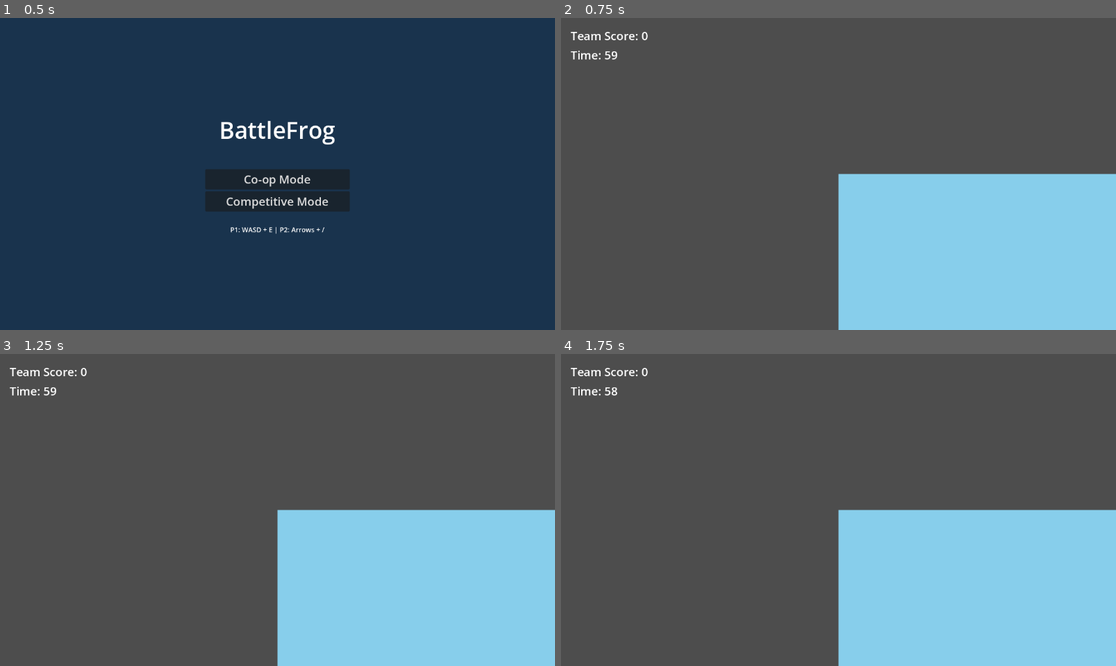
Above: before the commit, frames 1-4 (two rows, left to right).
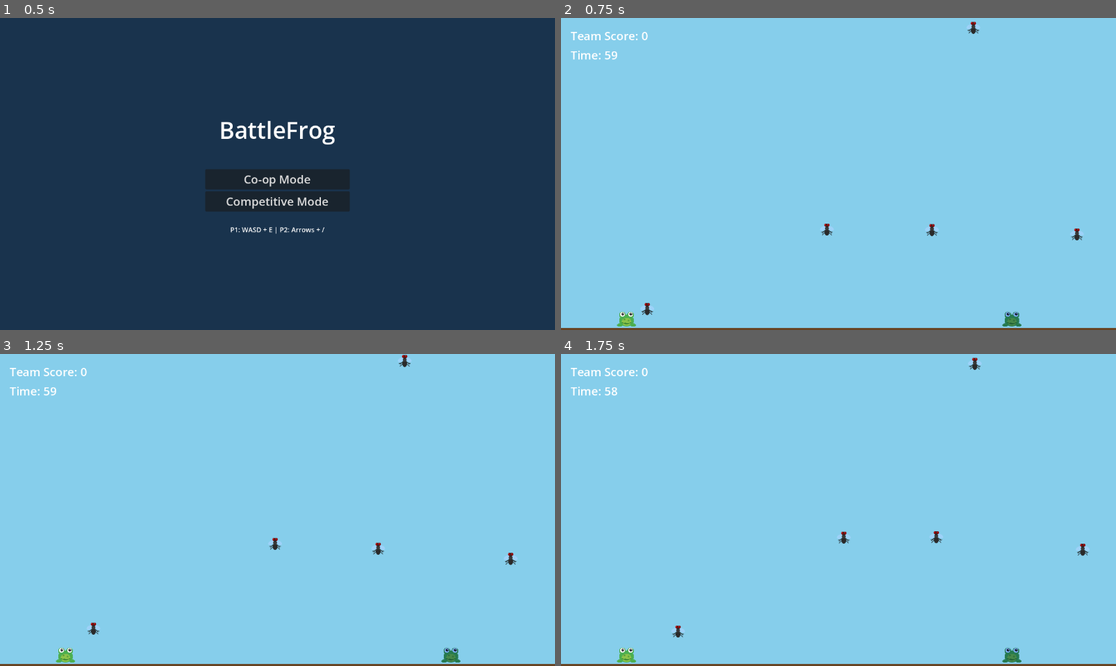
Above: after the commit, the same moments.

Repository: steiner385/battlefrog
Game: Godot game, scene res://game/ui/menu.tscn
The game is run twice, just before and just after one commit, with the same random seed, the same clock (stepped at 60 frames per second) and the same inputs.
Inputs:
- Up to frame 1 (0.5 s): no input
- Up to frame 2 (0.75 s): click "Co-op Mode" at 0.5 s
- Up to frame 3 (1.25 s): no input
- Up to frame 4 (1.75 s): no input

Frame 1 is identical in both runs. In frame 2, 75% of the frame differs, in the area x 0-100%, y 0-100%; in frame 3, 76%; in frame 4, 76%.

Commit message:
Fix frog facing direction, tongue mechanics, and visual improvements
- Fix frog facing direction being reset by move_and_slide()
  - Now flips Sprite2D and Tongue children instead of root CharacterBody2D
- Update tongue visual from ColorRect to Line2D with proper tip
- Fix tongue collision state changes using call_deferred()
- Update frog and fly to use SVG sprites
- Add HUD control hints showing P1/P2 keyboard mappings
- Fix camera positioning to center on game area
- Change background/ground from ColorRect to Polygon2D

Co-Authored-By: Claude Opus 4.5 <noreply@anthropic.com>

Diff:
--- a/game/fly/fly.tscn
+++ b/game/fly/fly.tscn
@@ -1,19 +1,16 @@
-[gd_scene load_steps=2 format=3 uid="uid://cg4q8x7m5j2vp"]
+[gd_scene load_steps=3 format=3 uid="uid://cg4q8x7m5j2vp"]
 
 [ext_resource type="Script" path="res://game/fly/fly.gd" id="1_fly"]
+[ext_resource type="Texture2D" path="res://assets/sprites/fly.svg" id="2_fly_sprite"]
 
 [sub_resource type="CircleShape2D" id="CircleShape2D_fly"]
-radius = 8.0
+radius = 12.0
 
 [node name="Fly" type="Area2D" groups=["flies"]]
 script = ExtResource("1_fly")
 
-[node name="Sprite2D" type="ColorRect" parent="."]
-offset_left = -8.0
-offset_top = -8.0
-offset_right = 8.0
-offset_bottom = 8.0
-color = Color(0.1, 0.1, 0.1, 1)
+[node name="Sprite2D" type="Sprite2D" parent="."]
+texture = ExtResource("2_fly_sprite")
 
 [node name="CollisionShape2D" type="CollisionShape2D" parent="."]
 shape = SubResource("CircleShape2D_fly")
--- a/game/frog/frog.gd
+++ b/game/frog/frog.gd
@@ -21,6 +21,7 @@
 @onready var tongue = null
 @onready var jump_sound = null
 @onready var stun_sound = null
+@onready var sprite = null
 
 func _ready():
 	add_to_group("frogs")
@@ -28,6 +29,11 @@
 		if child.name == "Tongue": tongue = child
 		elif child.name == "JumpSound": jump_sound = child
 		elif child.name == "StunSound": stun_sound = child
+		elif child.name == "Sprite2D": sprite = child
+
+	# Set tint based on player number
+	if sprite and player_number == 2:
+		sprite.modulate = Color(0.5, 0.7, 1.0, 1)  # Blue tint for P2
 
 func _physics_process(delta: float):
 	if state == "stunned":
@@ -41,6 +47,7 @@
 	if not is_on_floor(): velocity.y += GRAVITY * delta
 
 	var input_prefix = "player" + str(player_number) + "_"
+
 	if Input.is_action_pressed(input_prefix + "left"):
 		velocity.x = -MOVE_SPEED
 		set_facing("left")
@@ -55,9 +62,10 @@
 		jumped.emit()
 		if jump_sound: jump_sound.play()
 
-	if Input.is_action_just_pressed(input_prefix + "attack") and tongue:
-		attacked.emit()
-		tongue.extend()
+	if Input.is_action_just_pressed(input_prefix + "attack"):
+		if tongue and tongue.state == "retracted":
+			attacked.emit()
+			tongue.extend()
 
 	move_and_slide()
 	position.x = clamp(position.x, 16, SCREEN_WIDTH - 16)
@@ -67,7 +75,12 @@
 	if facing != direction:
 		facing = direction
 		facing_changed.emit(direction)
-		scale.x = -1 if direction == "left" else 1
+		# Flip sprite and tongue instead of root node (move_and_slide resets root scale)
+		var flip = -1 if direction == "left" else 1
+		if sprite:
+			sprite.scale.x = abs(sprite.scale.x) * flip
+		if tongue:
+			tongue.scale.x = flip
 
 func stun(duration: float):
 	state = "stunned"
--- a/game/frog/frog.tscn
+++ b/game/frog/frog.tscn
@@ -1,22 +1,20 @@
-[gd_scene load_steps=5 format=3 uid="uid://bwt3qbqf5rl1e"]
+[gd_scene load_steps=6 format=3 uid="uid://bwt3qbqf5rl1e"]
 
 [ext_resource type="Script" path="res://game/frog/frog.gd" id="1_frog"]
 [ext_resource type="PackedScene" uid="uid://dwrv3km8f54bh" path="res://game/tongue/tongue.tscn" id="2_tongue"]
+[ext_resource type="Texture2D" path="res://assets/sprites/frog.svg" id="3_frog_sprite"]
 [ext_resource type="AudioStream" path="res://assets/sounds/jump.wav" id="4_jump"]
 [ext_resource type="AudioStream" path="res://assets/sounds/stun.wav" id="5_stun"]
 
 [sub_resource type="RectangleShape2D" id="RectangleShape2D_frog"]
-size = Vector2(32, 32)
+size = Vector2(40, 40)
 
 [node name="Frog" type="CharacterBody2D" groups=["frogs"]]
 script = ExtResource("1_frog")
 
-[node name="Sprite2D" type="ColorRect" parent="."]
-offset_left = -16.0
-offset_top = -16.0
-offset_right = 16.0
-offset_bottom = 16.0
-color = Color(0.2, 0.8, 0.2, 1)
+[node name="Sprite2D" type="Sprite2D" parent="."]
+scale = Vector2(0.7, 0.7)
+texture = ExtResource("3_frog_sprite")
 
 [node name="CollisionShape2D" type="CollisionShape2D" parent="."]
 shape = SubResource("RectangleShape2D_frog")
--- a/game/main.gd
+++ b/game/main.gd
@@ -9,6 +9,7 @@
 
 var time_elapsed: float = 0.0
 var active_flies: Array = []
+var frogs: Array = []
 
 func _ready():
 	GameState.reset_game()
@@ -24,6 +25,7 @@
 	frog.player_number = player_number
 	frog.position = spawn_pos
 	add_child(frog)
+	frogs.append(frog)
 	if frog.tongue:
 		frog.tongue.hit_fly.connect(_on_tongue_hit_fly.bind(frog))
 		frog.tongue.hit_frog.connect(_on_tongue_hit_frog)
--- a/game/main.tscn
+++ b/game/main.tscn
@@ -11,14 +11,12 @@
 script = ExtResource("1_gfvwg")
 
 [node name="Camera2D" type="Camera2D" parent="."]
+position = Vector2(640, 360)
 zoom = Vector2(1, 1)
 
-[node name="Background" type="ColorRect" parent="."]
-offset_left = 0.0
-offset_top = 0.0
-offset_right = 1280.0
-offset_bottom = 720.0
+[node name="Background" type="Polygon2D" parent="."]
 color = Color(0.529, 0.808, 0.922, 1)
+polygon = PackedVector2Array(0, 0, 1280, 0, 1280, 720, 0, 720)
 
 [node name="Ground" type="StaticBody2D" parent="."]
 position = Vector2(640, 700)
@@ -26,12 +24,9 @@
 [node name="GroundCollision" type="CollisionShape2D" parent="Ground"]
 shape = SubResource("RectangleShape2D_ground")
 
-[node name="GroundVisual" type="ColorRect" parent="Ground"]
-offset_left = -640.0
-offset_top = -20.0
-offset_right = 640.0
-offset_bottom = 20.0
+[node name="GroundVisual" type="Polygon2D" parent="Ground"]
 color = Color(0.4, 0.26, 0.13, 1)
+polygon = PackedVector2Array(-640, -20, 640, -20, 640, 20, -640, 20)
 
 [node name="HUD" parent="." instance=ExtResource("2_hud")]
 
--- a/game/tongue/tongue.gd
+++ b/game/tongue/tongue.gd
@@ -18,12 +18,13 @@
 signal missed
 
 # References
-@onready var sprite = $Sprite2D
+@onready var tongue_line = $TongueLine
+@onready var tongue_tip = $TongueTip
 @onready var collision = $CollisionShape2D
 @onready var catch_sound = null
 
 func _ready():
-	collision.disabled = true
+	collision.set_deferred("disabled", true)
 	visible = false
 	area_entered.connect(_on_area_entered)
 	body_entered.connect(_on_body_entered)
@@ -52,15 +53,17 @@
 	"""Start extending the tongue"""
 	if state == "retracted":
 		state = "extending"
+		current_length = 1.0
 		visible = true
-		collision.disabled = false
+		collision.set_deferred("disabled", false)
+		update_length()
 		extended.emit()
 
 func start_retract():
 	"""Start retracting the tongue"""
 	if state != "retracting":
 		state = "retracting"
-		collision.disabled = true
+		collision.set_deferred("disabled", true)
 		if current_length >= MAX_LENGTH:
 			missed.emit()
 
@@ -73,8 +76,15 @@
 
 func update_length():
 	"""Update visual length of tongue"""
-	var safe_length = max(0.1, current_length)  # Prevent negative/zero size
-	sprite.scale.x = safe_length
+	var safe_length = max(1.0, current_length)
+
+	# Update Line2D points
+	tongue_line.points = PackedVector2Array([Vector2(0, 0), Vector2(safe_length, 0)])
+
+	# Update tip position
+	tongue_tip.position.x = safe_length
+
+	# Update collision
 	collision.position.x = safe_length / 2
 	var shape = collision.shape as RectangleShape2D
 	if shape:
@@ -82,17 +92,21 @@
 
 func _on_area_entered(area: Area2D):
 	"""Handle collision with flies or frogs"""
+	if state != "extending":
+		return
 	if area.is_in_group("flies"):
 		hit_fly.emit(area)
 		if catch_sound:
 			catch_sound.play()
-		start_retract()
+		call_deferred("start_retract")
 	elif area.is_in_group("frogs") and area != get_parent():
 		hit_frog.emit(area)
-		start_retract()
+		call_deferred("start_retract")
 
 func _on_body_entered(body: Node2D):
 	"""Handle collision with frog bodies"""
+	if state != "extending":
+		return
 	if body.is_in_group("frogs") and body != get_parent():
 		hit_frog.emit(body)
-		start_retract()
+		call_deferred("start_retract")
--- a/game/tongue/tongue.tscn
+++ b/game/tongue/tongue.tscn
@@ -4,17 +4,20 @@
 [ext_resource type="AudioStream" path="res://assets/sounds/catch.wav" id="3_catch"]
 
 [sub_resource type="RectangleShape2D" id="RectangleShape2D_tongue"]
-size = Vector2(100, 6)
+size = Vector2(100, 8)
 
 [node name="Tongue" type="Area2D"]
 script = ExtResource("1_tongue")
 
-[node name="Sprite2D" type="ColorRect" parent="."]
-offset_left = 0.0
-offset_top = -3.0
-offset_right = 100.0
-offset_bottom = 3.0
+[node name="TongueLine" type="Line2D" parent="."]
+points = PackedVector2Array(0, 0, 100, 0)
+width = 6.0
+default_color = Color(0.91, 0.12, 0.39, 1)
+
+[node name="TongueTip" type="Polygon2D" parent="."]
+position = Vector2(100, 0)
 color = Color(0.91, 0.12, 0.39, 1)
+polygon = PackedVector2Array(-4, -5, 8, 0, -4, 5)
 
 [node name="CollisionShape2D" type="CollisionShape2D" parent="."]
 position = Vector2(50, 0)
--- a/game/ui/hud.tscn
+++ b/game/ui/hud.tscn
@@ -8,7 +8,7 @@
 [node name="ScoreLabel" type="Label" parent="."]
 offset_left = 20.0
 offset_top = 20.0
-offset_right = 200.0
+offset_right = 300.0
 offset_bottom = 60.0
 theme_override_font_sizes/font_size = 24
 text = "Score: 0"
@@ -20,3 +20,29 @@
 offset_bottom = 100.0
 theme_override_font_sizes/font_size = 24
 text = "Time: 60"
+
+[node name="ControlsPanel" type="Panel" parent="."]
+offset_left = 0.0
+offset_top = 680.0
+offset_right = 1280.0
+offset_bottom = 720.0
+modulate = Color(0, 0, 0, 0.5)
+
+[node name="P1Controls" type="Label" parent="."]
+offset_left = 20.0
+offset_top = 688.0
+offset_right = 500.0
+offset_bottom = 718.0
+theme_override_colors/font_color = Color(0.4, 1.0, 0.4, 1)
+theme_override_font_sizes/font_size = 18
+text = "P1 (Green): WASD move | SPACE jump | E tongue"
+
+[node name="P2Controls" type="Label" parent="."]
+offset_left = 780.0
+offset_top = 688.0
+offset_right = 1260.0
+offset_bottom = 718.0
+theme_override_colors/font_color = Color(0.4, 0.8, 1.0, 1)
+theme_override_font_sizes/font_size = 18
+horizontal_alignment = 2
+text = "P2 (Blue): Arrows move | UP jump | / tongue"
